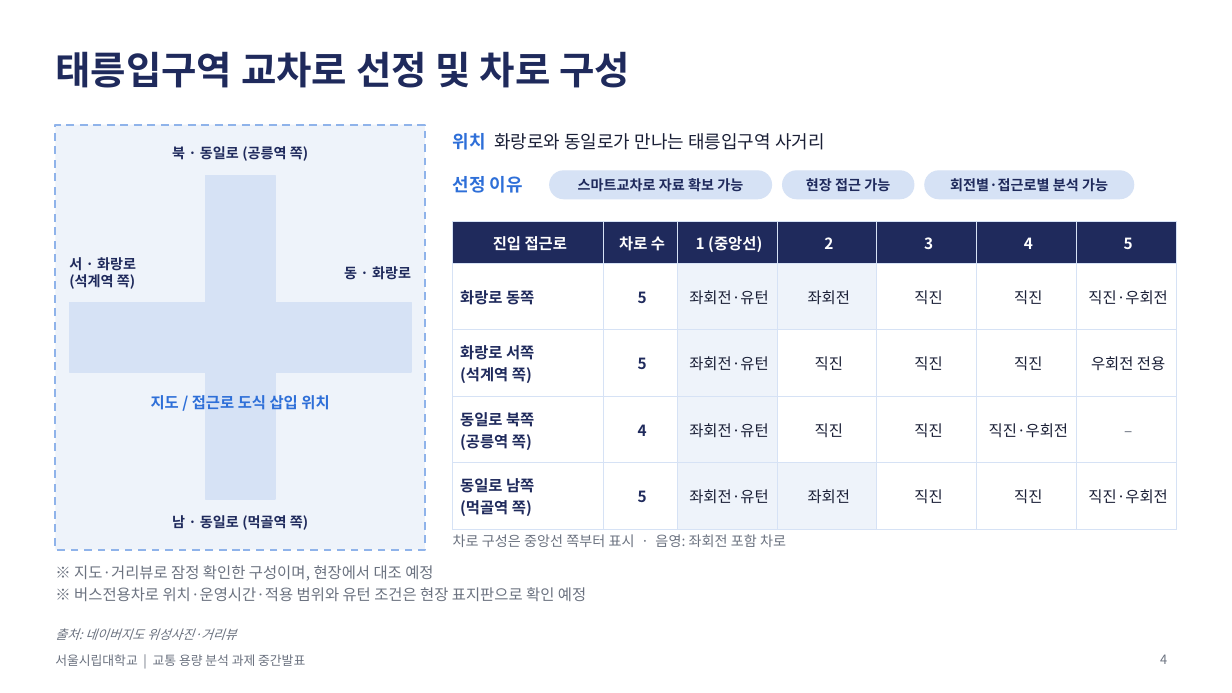
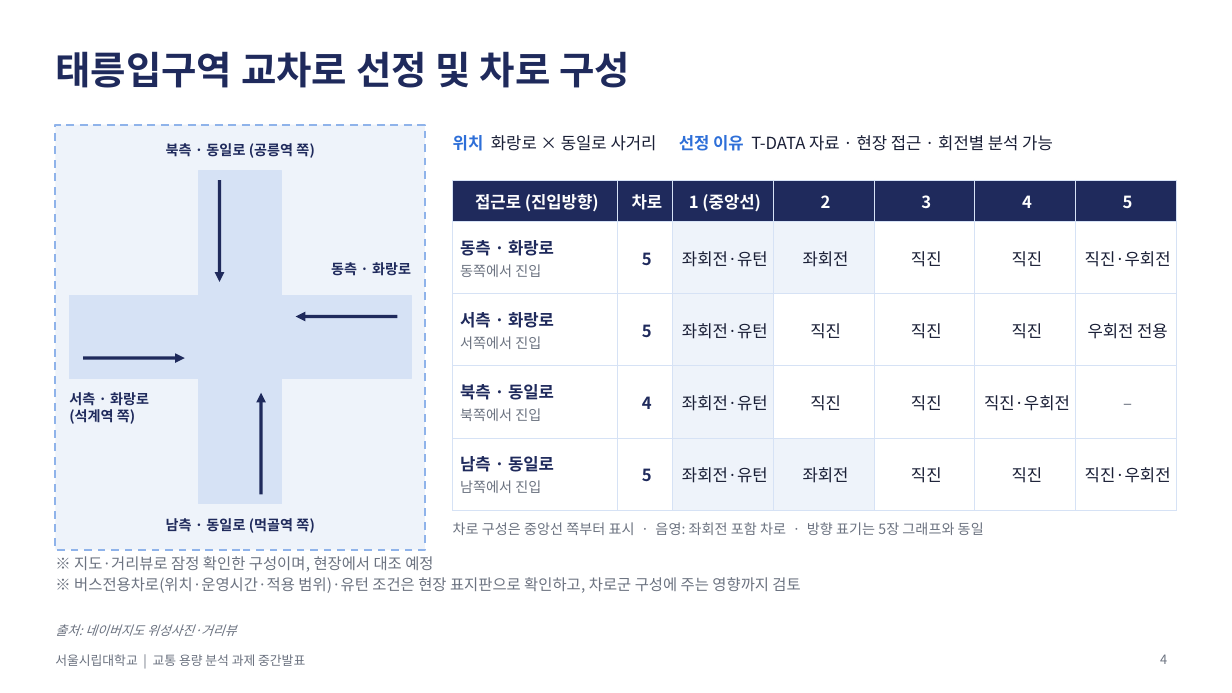
Before and after one commit to JeonHyunGyu/Claude, a slide deck: slide 4 of 교통용량분석_중간발표.pptx. Drawn at 1232x693 pixels with LibreOffice and Linux fonts; fonts in the diff are those of the drawing. Boxes give left, top, right and bottom in pixels: in the first picture for what was removed or moved away, otherwise in the second. Text is boxed around its words. In the diff, an @@ line names an element or a change of style, - is before the commit and + after.

```diff
--- a/교통용량분석_중간발표.pptx
+++ b/교통용량분석_중간발표.pptx
@@ text at [166, 143, 314, 158]: text changed @@
-북 · 동일로 (공릉역 쪽)
+북측 · 동일로 (공릉역 쪽)
@@ text at [453, 135, 1053, 151]: text changed; size 14 to 13 pt @@
-위치 화랑로와 동일로가 만나는 태릉입구역 사거리
+위치 화랑로 × 동일로 사거리 선정 이유 T-DATA 자료 · 현장 접근 · 회전별 분석 가능
@@ rectangle: place and size @@
-rectangle at [206, 176, 275, 499]
+rectangle at [199, 171, 282, 504]
@@ text removed at [453, 176, 523, 193] @@
-선정 이유
@@ rounded rectangle removed at [550, 171, 772, 199] @@
-스마트교차로 자료 확보 가능
@@ rounded rectangle removed at [783, 171, 914, 199] @@
-현장 접근 가능
@@ rounded rectangle removed at [925, 171, 1134, 199] @@
-회전별·접근로별 분석 가능
@@ arrow added from (220, 180) to (220, 282), #1F2A5C 2.5 pt @@
@@ table at [453, 180, 1177, 497] @@
-row 1, column 1: 진입 접근로
+row 1, column 1: 접근로 (진입방향)
-row 1, column 2: 차로 수
+row 1, column 2: 차로
-row 2, column 1: 화랑로 동쪽
+row 2, column 1: 동측 · 화랑로 / 동쪽에서 진입
-row 3, column 1: 화랑로 서쪽 / (석계역 쪽)
+row 3, column 1: 서측 · 화랑로 / 서쪽에서 진입
-row 4, column 1: 동일로 북쪽 / (공릉역 쪽)
+row 4, column 1: 북측 · 동일로 / 북쪽에서 진입
-row 5, column 1: 동일로 남쪽 / (먹골역 쪽)
+row 5, column 1: 남측 · 동일로 / 남쪽에서 진입
@@ size 12 to 13 pt in "1 (중앙선)", "2", "3", "4" and 25 more places @@
@@ table: place and size @@
-table at [453, 222, 1177, 520]
+table at [453, 180, 1177, 497]
@@ text at [331, 262, 411, 276]: text changed @@
-동 · 화랑로
+동측 · 화랑로
@@ rectangle: place and size @@
-rectangle at [69, 302, 411, 372]
+rectangle at [69, 296, 411, 379]
@@ arrow added from (397, 316) to (296, 316), #1F2A5C 2.5 pt @@
@@ arrow added from (83, 359) to (185, 359), #1F2A5C 2.5 pt @@
@@ text "서측 · 화랑로": place and size @@
-text "서측 · 화랑로" at [69, 257, 136, 289]
+text "서측 · 화랑로" at [69, 392, 149, 424]
@@ text at [69, 392, 149, 406]: text changed @@
-서 · 화랑로
+서측 · 화랑로
@@ text removed at [151, 395, 329, 410] @@
-지도 / 접근로 도식 삽입 위치
@@ arrow added from (262, 494) to (262, 393), #1F2A5C 2.5 pt @@
@@ text at [166, 518, 314, 533]: text changed @@
-남 · 동일로 (먹골역 쪽)
+남측 · 동일로 (먹골역 쪽)
@@ text at [453, 522, 984, 535]: text changed @@
-차로 구성은 중앙선 쪽부터 표시 · 음영: 좌회전 포함 차로
+차로 구성은 중앙선 쪽부터 표시 · 음영: 좌회전 포함 차로 · 방향 표기는 5장 그래프와 동일
@@ text "※ 지도·거리뷰로 잠정 확인한 구성이며, ...": place and size @@
-text "※ 지도·거리뷰로 잠정 확인한 구성이며, ..." at [74, 565, 586, 601]
+text "※ 지도·거리뷰로 잠정 확인한 구성이며, ..." at [74, 556, 800, 593]
@@ text at [74, 577, 800, 593]: text changed @@
-※ 버스전용차로 위치·운영시간·적용 범위와 유턴 조건은 현장 표지판으로 확인 예정
+※ 버스전용차로(위치·운영시간·적용 범위)·유턴 조건은 현장 표지판으로 확인하고, 차로군 구성에 주는 영향까지 검토
@@ text "출처: 네이버지도 위성사진·거리뷰": place and size @@
-text "출처: 네이버지도 위성사진·거리뷰" at [55, 628, 237, 640]
+text "출처: 네이버지도 위성사진·거리뷰" at [55, 624, 237, 636]
```
Also in this commit, not shown: 5 other slides changed, 2 other files.
